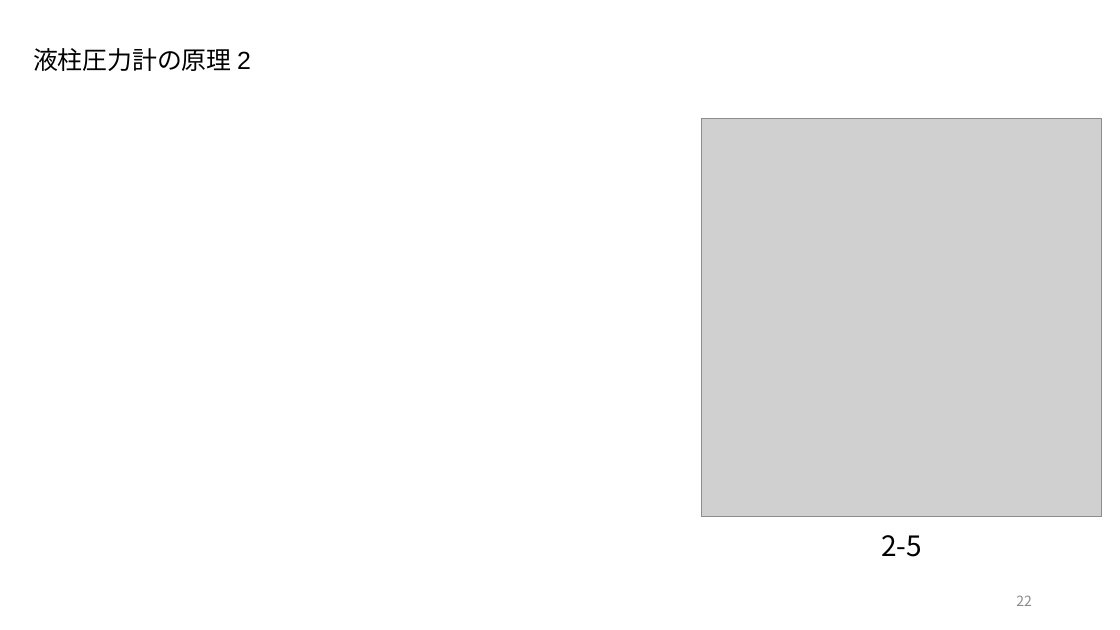
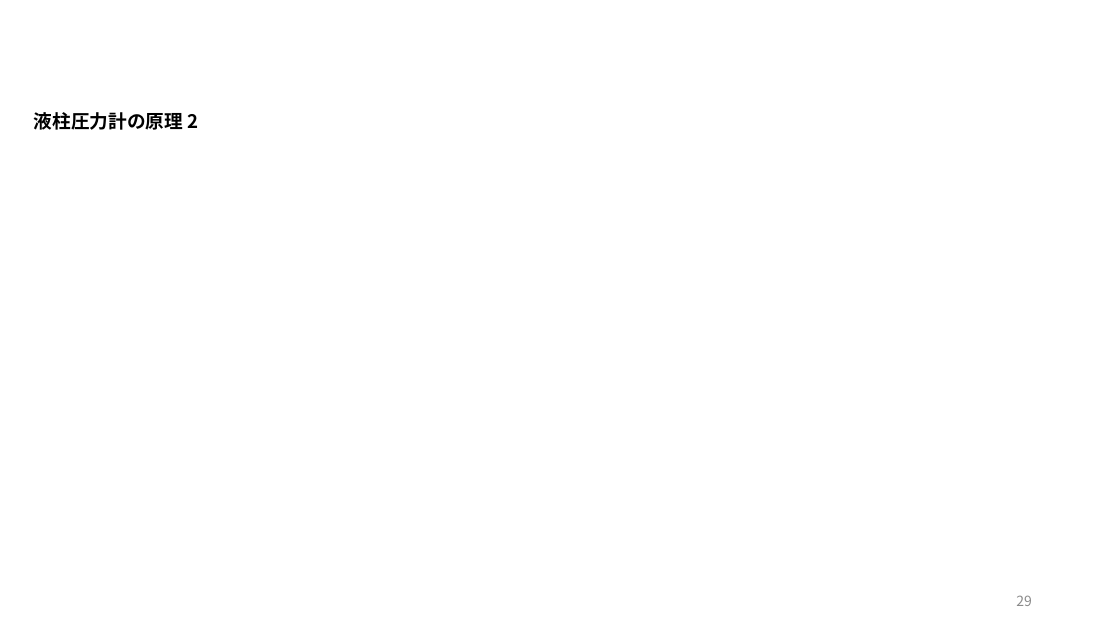
Before and after one commit to akmiccom/markdown_powerpoint, a slide deck: slide 29 of Basics_of_Fluid_Mechanics/Basics_of_Fluid_Mechanics.pptx (slide 22 before the commit). Drawn at 1120x630 pixels with LibreOffice and Linux fonts; fonts in the diff are those of the drawing; grey boxes stand for pictures; background and template pictures are left out. Boxes give left, top, right and bottom in pixels: in the first picture for what was removed or moved away, otherwise in the second. Text is boxed around its words. In the diff, an @@ line names an element or a change of style, - is before the commit and + after.

```diff
--- a/Basics_of_Fluid_Mechanics/Basics_of_Fluid_Mechanics.pptx
+++ b/Basics_of_Fluid_Mechanics/Basics_of_Fluid_Mechanics.pptx
@@ text "液柱圧力計の原理 2": place and size @@
-text "液柱圧力計の原理 2" at bbox=[33, 48, 251, 71]
+text "液柱圧力計の原理 2" at bbox=[34, 112, 199, 130]
@@ text "液柱圧力計の原理 2" at bbox=[34, 112, 199, 130]: size 16 to 12 pt, font Arial to Noto Sans CJK JP, bold on; more space between paragraphs; vertical alignment bottom to top @@
@@ picture removed at bbox=[701, 119, 1101, 517] @@
@@ text removed at bbox=[881, 535, 922, 557] @@
-2-5
@@ page number at bbox=[1016, 595, 1032, 606]: text changed @@
-22
+29
```
Also in this commit, not shown: 14 other slides changed, 19 slides added, 9 slides removed, 2 other files.
